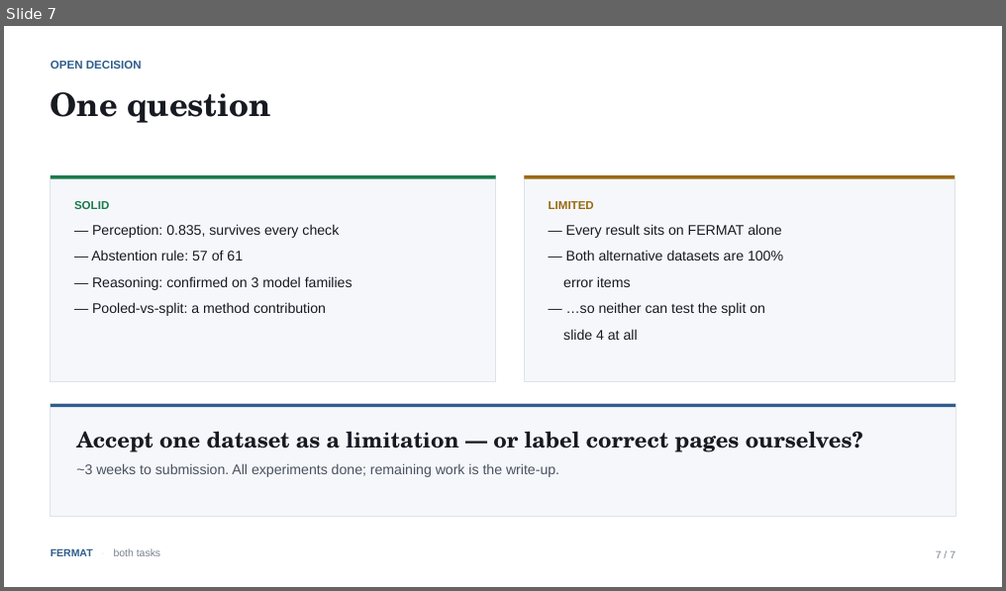
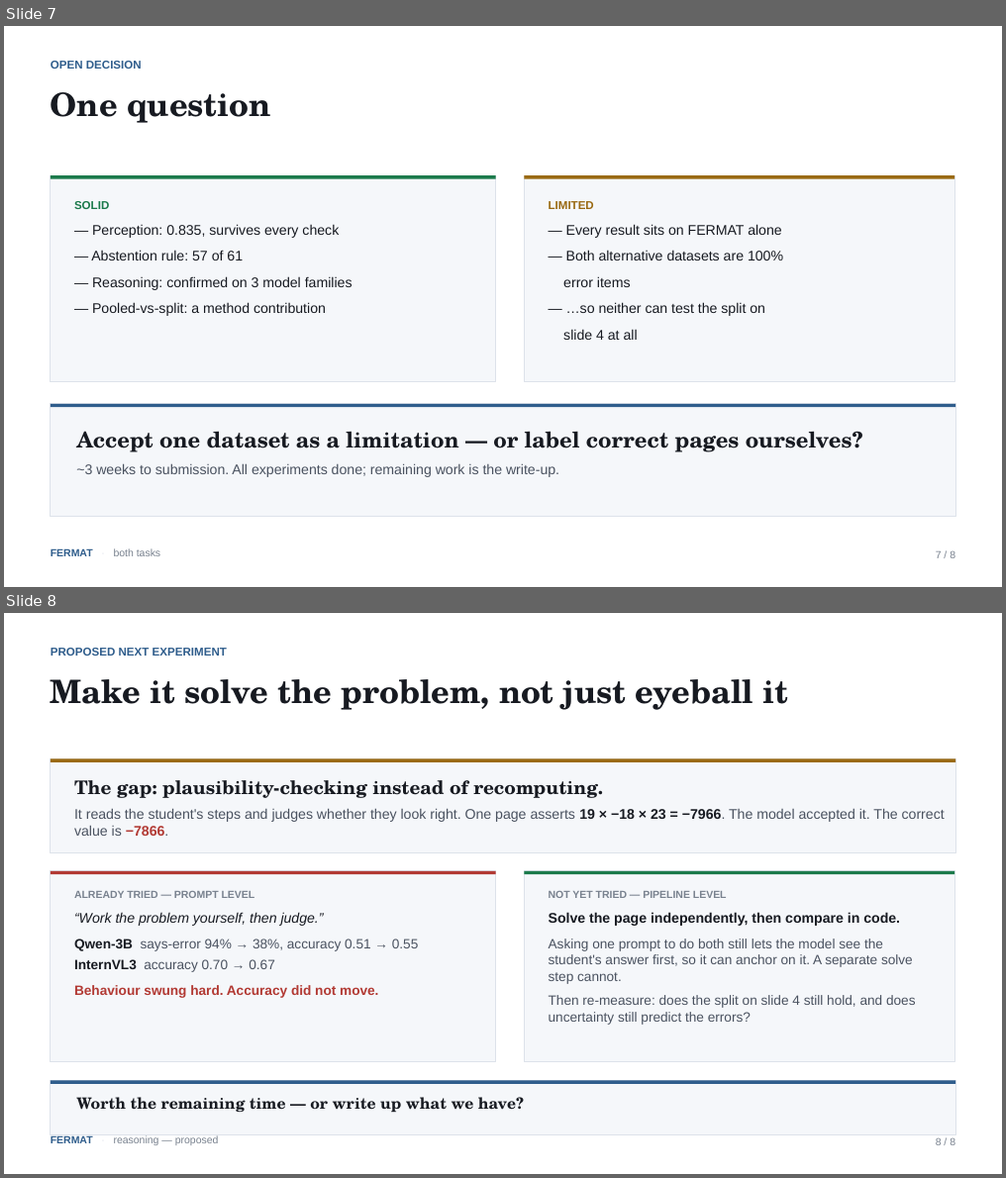
Before and after one commit to sepehrmaleki369/uncertainty-math-vlm, a slide deck: slides/fermat_findings.pptx. Shown one above the other, each under a label of ours: slide 7 before the commit, slides 7 and 8 after it. The pictures are 1006x591 and 1006x1178 pixels, drawn with LibreOffice and Linux fonts; fonts in the diff are those of the drawing. Boxes give left, top, right and bottom in pixels: in the first picture for what was removed or moved away, otherwise in the second. Text is boxed around its words. In the diff, an @@ line names an element or a change of style, - is before the commit and + after.

```diff
--- a/slides/fermat_findings.pptx
+++ b/slides/fermat_findings.pptx
@@ slide 8 added at bbox=[4, 613, 1002, 1174], background #FFFFFF @@
@@ text added at bbox=[51, 648, 227, 656], 11 pt, text #2F5D8C, bold @@
+PROPOSED NEXT EXPERIMENT
@@ text added at bbox=[51, 679, 789, 710], 31 pt, text #171A21, bold @@
+Make it solve the problem, not just eyeball it
@@ rectangle added at bbox=[51, 759, 955, 853], fill #F5F7FA, outline #DDE2EA 0.75 pt @@
@@ rectangle added at bbox=[51, 759, 955, 761], fill #9A6A12 @@
@@ text added at bbox=[74, 780, 944, 836], 13.5 pt, text #4A5260 @@
+The gap: plausibility-checking instead of recomputing.
+It reads the student's steps and judges whether they look right. One page asserts 19 × −18 × 23 = −7966. The model accepted it. The correct value is −7866.
@@ rectangle added at bbox=[51, 871, 496, 1062], fill #F5F7FA, outline #DDE2EA 0.75 pt @@
@@ rectangle added at bbox=[51, 871, 496, 874], fill #B23A34 @@
@@ rectangle added at bbox=[525, 871, 954, 1062], fill #F5F7FA, outline #DDE2EA 0.75 pt @@
@@ rectangle added at bbox=[525, 871, 954, 874], fill #1B7A4B @@
@@ text added at bbox=[74, 891, 419, 998], 13 pt, text #4A5260 @@
+ALREADY TRIED — PROMPT LEVEL
+“Work the problem yourself, then judge.”
+Qwen-3B says-error 94% → 38%, accuracy 0.51 → 0.55
+InternVL3 accuracy 0.70 → 0.67
+Behaviour swung hard. Accuracy did not move.
@@ text added at bbox=[548, 891, 916, 1025], 13 pt, text #4A5260 @@
+NOT YET TRIED — PIPELINE LEVEL
+Solve the page independently, then compare in code.
+Asking one prompt to do both still lets the model see the student's answer first, so it can anchor on it. A separate solve step cannot.
+Then re-measure: does the split on slide 4 still hold, and does uncertainty still predict the errors?
@@ rectangle added at bbox=[51, 1081, 955, 1135], fill #F5F7FA, outline #DDE2EA 0.75 pt @@
@@ rectangle added at bbox=[51, 1081, 955, 1084], fill #2F5D8C @@
@@ text added at bbox=[76, 1097, 524, 1113], 15 pt, text #171A21, bold @@
+Worth the remaining time — or write up what we have?
@@ text added at bbox=[51, 1136, 219, 1146], 10 pt, text #79828F @@
+FERMAT · reasoning — proposed
@@ text added at bbox=[936, 1139, 955, 1146], 10 pt, text #79828F @@
+8 / 8
@@ slide 7 changed as well @@
@@ text at bbox=[936, 552, 955, 559]: text changed @@
-7 / 7
+7 / 8
```
Also in this commit, not shown: 6 other slides changed, 1 other file.
